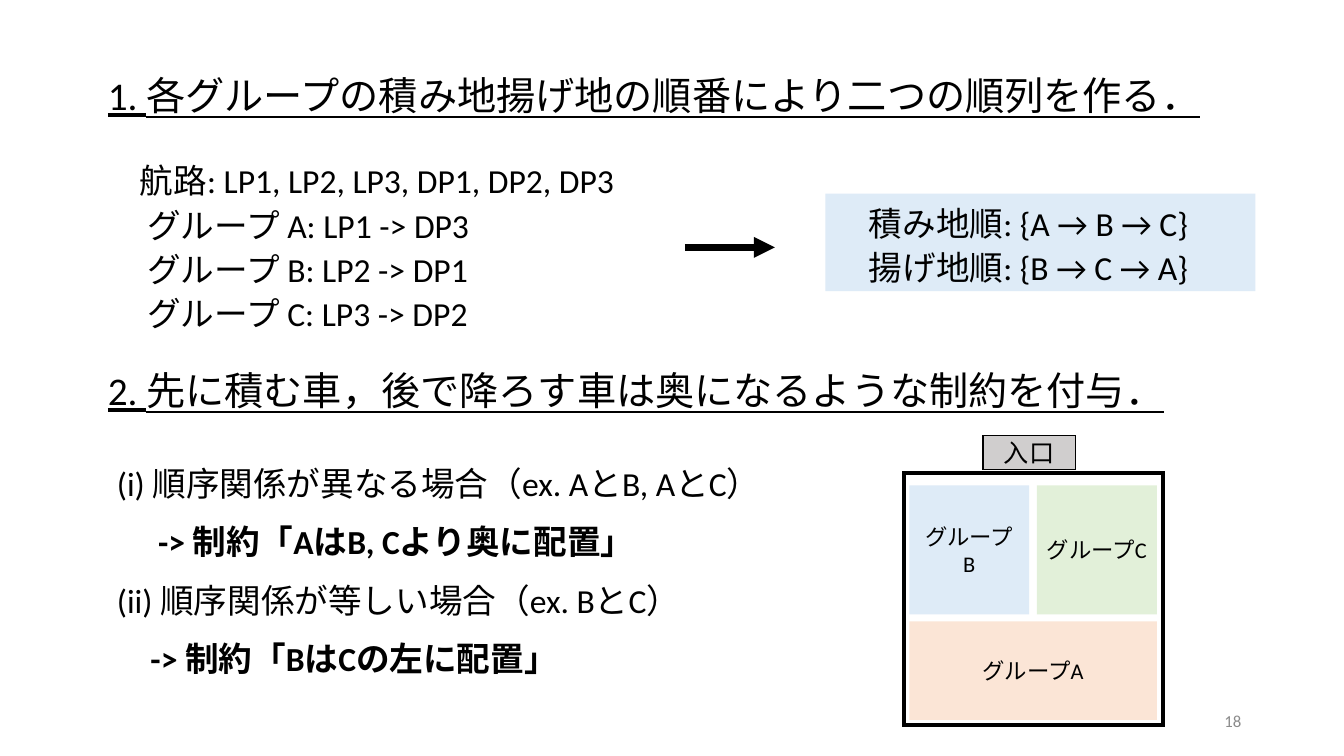
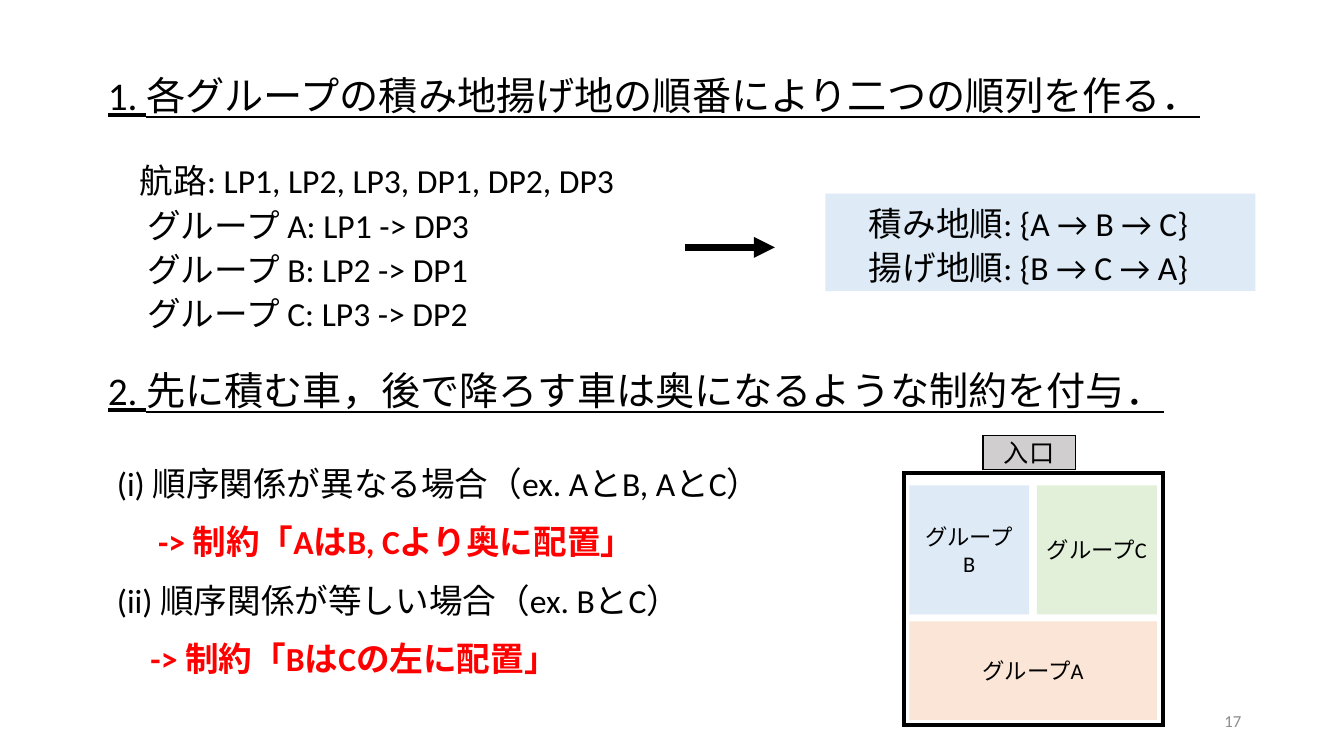
Before and after one commit to r-kurosu/kline, a slide deck: slide 17 of 卒論発表用スライド.pptx (slide 18 before the commit). Drawn at 1344x756 pixels with LibreOffice and Linux fonts; fonts in the diff are those of the drawing. Boxes give left, top, right and bottom in pixels: in the first picture for what was removed or moved away, otherwise in the second. Text is boxed around its words. In the diff, an @@ line names an element or a change of style, - is before the commit and + after.

```diff
--- a/卒論発表用スライド.pptx
+++ b/卒論発表用スライド.pptx
@@ text at box(185, 525, 634, 674): text colour #000000 to #FF0000 in "-> 制約「AはB, Cより奥に配置」", "-> 制約「BはCの左に配置」" @@
@@ page number at box(1224, 716, 1241, 727): text changed @@
-18
+17
```
Also in this commit, not shown: 7 other slides changed, 1 slide removed, 1 other file.
